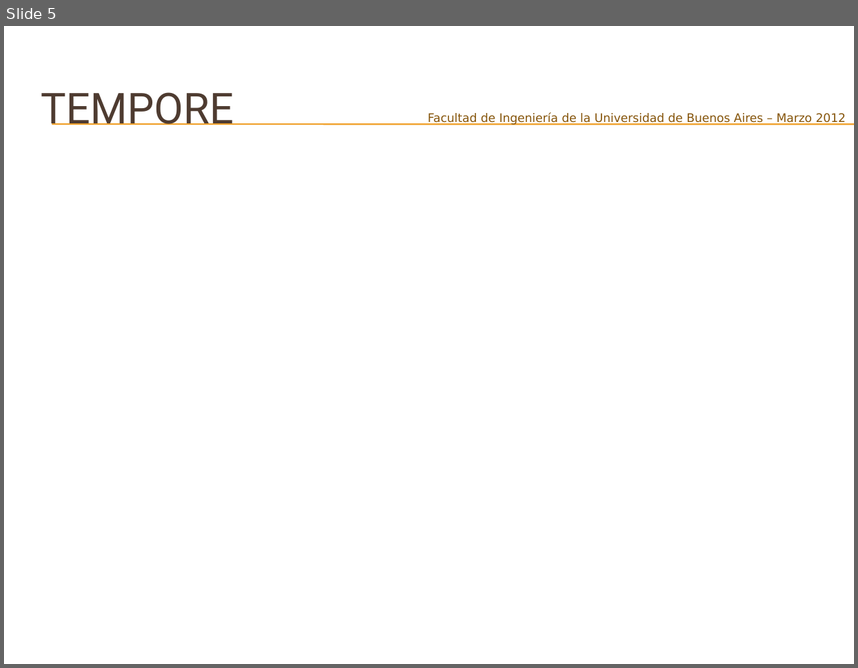
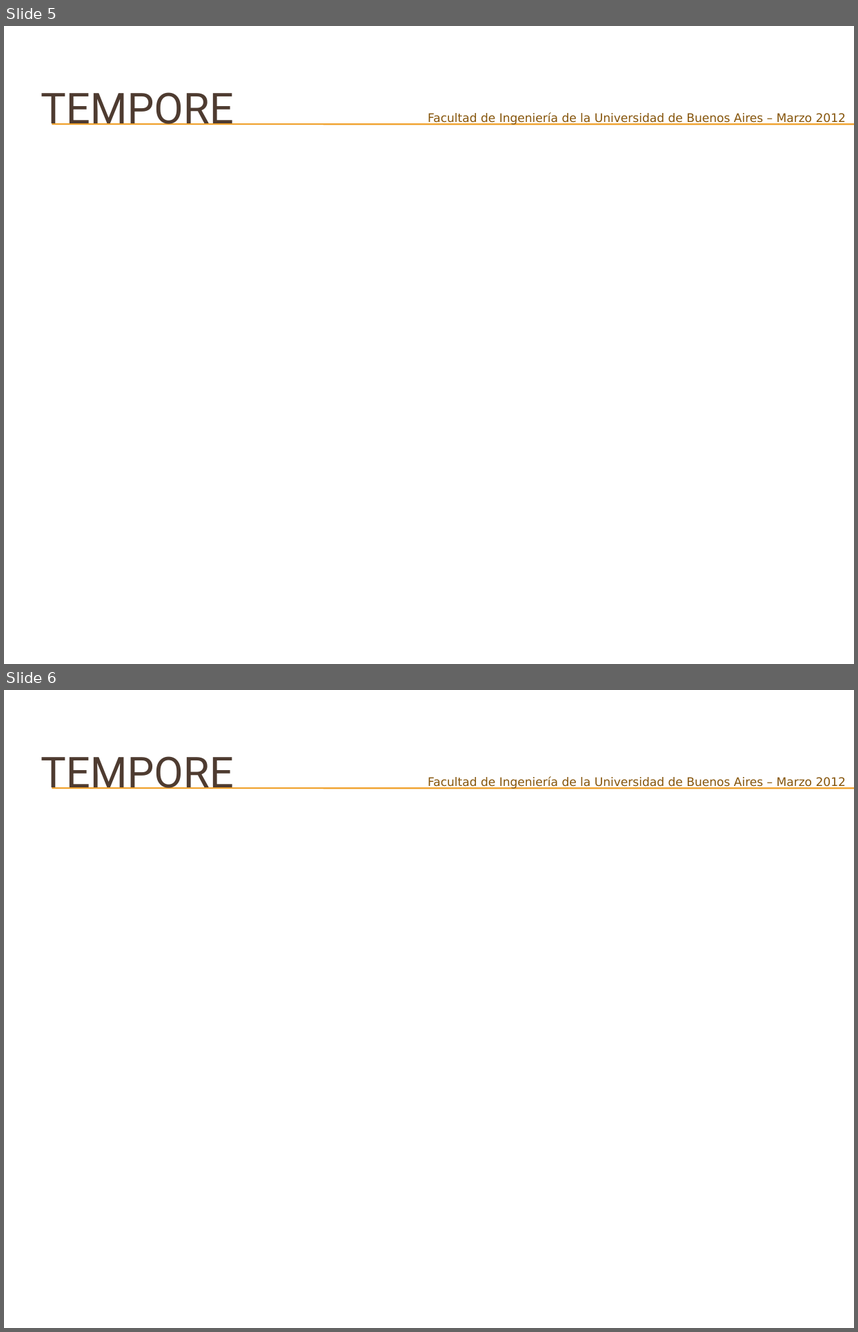
Before and after one commit to joshishimla99/tempore, a slide deck: docs/Presentacion Final/Tempore – Manejá tus tiempos.pptx. Shown one above the other, each under a label of ours: slide 5 before the commit, slides 5 and 6 after it. The pictures are 858x668 and 858x1332 pixels, drawn with LibreOffice and Linux fonts; fonts in the diff are those of the drawing; background and template pictures are left out. Boxes give left, top, right and bottom in pixels: in the first picture for what was removed or moved away, otherwise in the second. Text is boxed around its words. In the diff, an @@ line names an element or a change of style, - is before the commit and + after.

Commit message:
update presentacion

```diff
--- a/docs/Presentacion Final/Tempore – Manejá tus tiempos.pptx
+++ b/docs/Presentacion Final/Tempore – Manejá tus tiempos.pptx
@@ slide 6 added at <box>4,690,854,1328</box>, background picture (left out); not listed: 2 template elements that a slide beside it also shows @@
@@ title added at <box>41,756,234,789</box>, 36 pt, text #4E3B30 @@
+TEMPORE
@@ text added at <box>428,776,846,789</box>, 10 pt, text #85540A @@
+Facultad de Ingeniería de la Universidad de Buenos Aires – Marzo 2012
```
Also in this commit, not shown: 2 other slides added.
